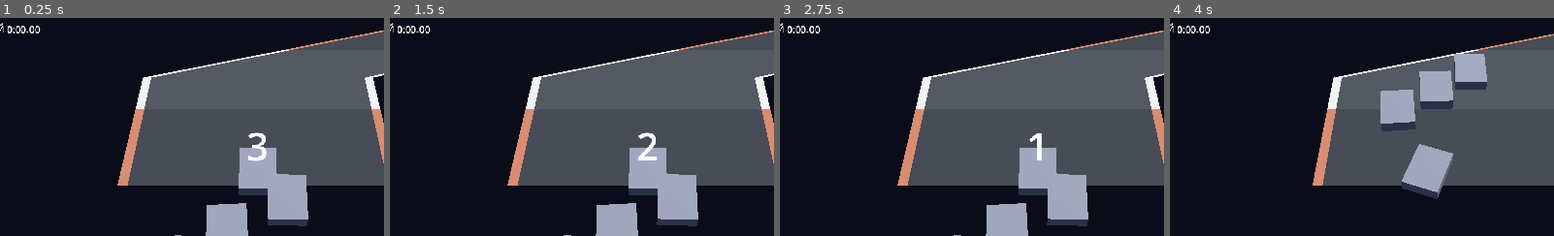
Above: before the commit, frames 1-4 (left to right).
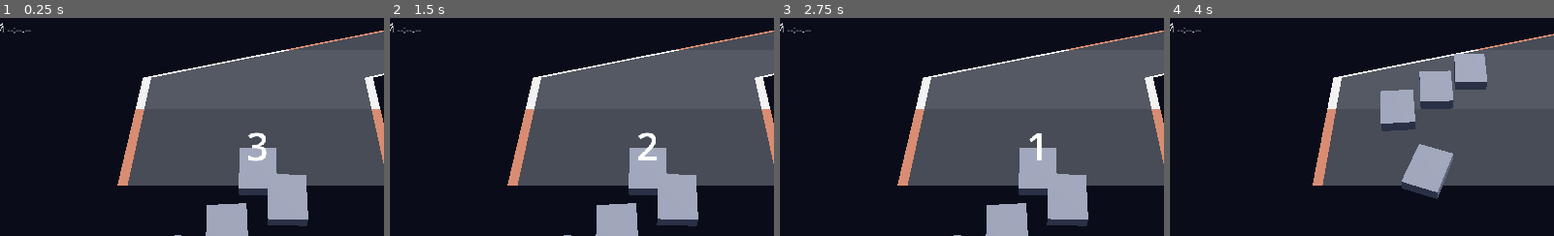
Above: after the commit, the same moments.

Repository: masterofmagic234/Arkon
Game: Godot game, scene res://scenes/level2.tscn
The game is run twice, just before and just after one commit, with the same random seed, the same clock (stepped at 60 frames per second) and the same inputs. This scene is started directly instead of the project's main scene.
Inputs (mouse positions are % of the whole screen's width and height, from its top left):
- Up to frame 1 (0.25 s): no input
- Up to frame 2 (1.5 s): tap Enter at 0.5 s; move the mouse to (72, 45) at 0.52 s; hold D (race_right) 0.53-1.25 s; click (72, 45) at 0.67 s; drag from (29, 55) to (45, 70) at 1.27 s
- Up to frame 3 (2.75 s): tap Space at 2 s; move the mouse to (60, 28) at 2.02 s; hold D (race_right) from 2.03 s (still down)
- Up to frame 4 (4 s): release D (race_right) at 2.75 s; tap Enter at 2.75 s; drag from (45, 70) to (19, 35) at 2.77 s; move the mouse to (80, 65) at 3.52 s; hold A (race_left) from 3.53 s (still down)
The pictures show only the part of the screen within x 16-66%, y 12-62%; the shares and areas given below are measured in that part.

The runs differ from the first frame. In frame 1, 0.2% of the frame differs, in the area x 2-11%, y 3-8%; in frame 2, 0.2%; in frame 3, 0.2%; in frame 4, 0.2%.

Commit message:
Show unset best lap before first lap

Diff:
--- a/scripts/race_state.gd
+++ b/scripts/race_state.gd
@@ -11,7 +11,7 @@
 var lap: int = 0
 var total_laps: int = 0
 var lap_time: float = 0.0
-var best_lap: float = 0.0
+var best_lap: float = -1.0
 var race_time: float = 0.0
 var last_lap_time: float = 0.0
 
@@ -44,7 +44,7 @@
     mission_failed = false
     lap = 0
     lap_time = 0.0
-    best_lap = 0.0
+    best_lap = -1.0
     race_time = 0.0
     last_lap_time = 0.0
     position = 1
